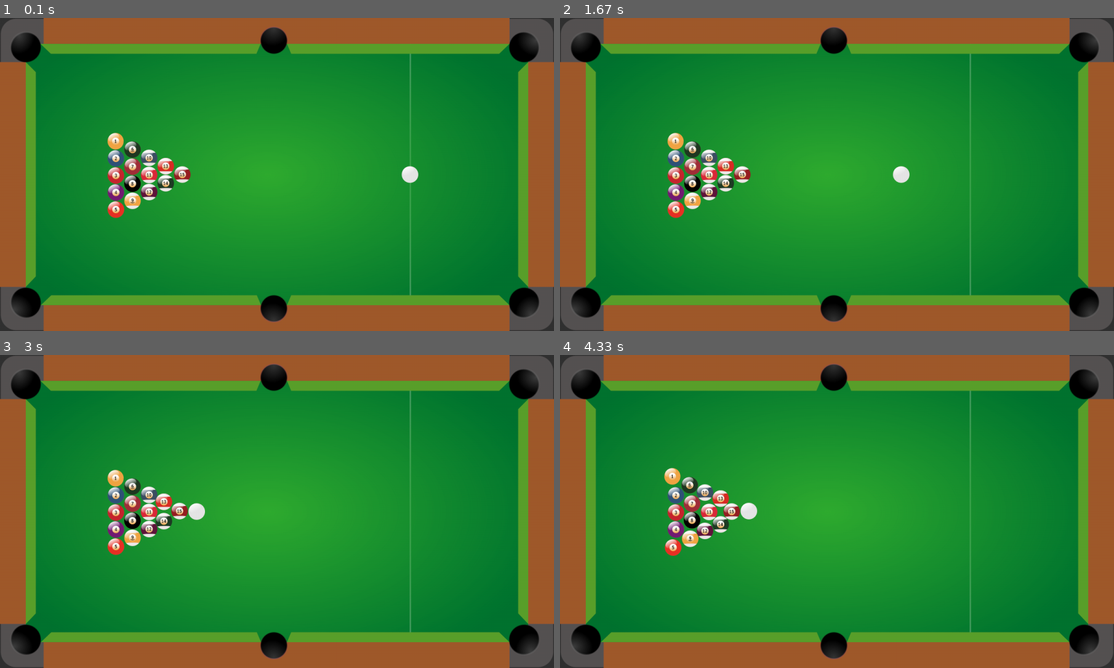
Above: before the commit, frames 1-4 (two rows, left to right).
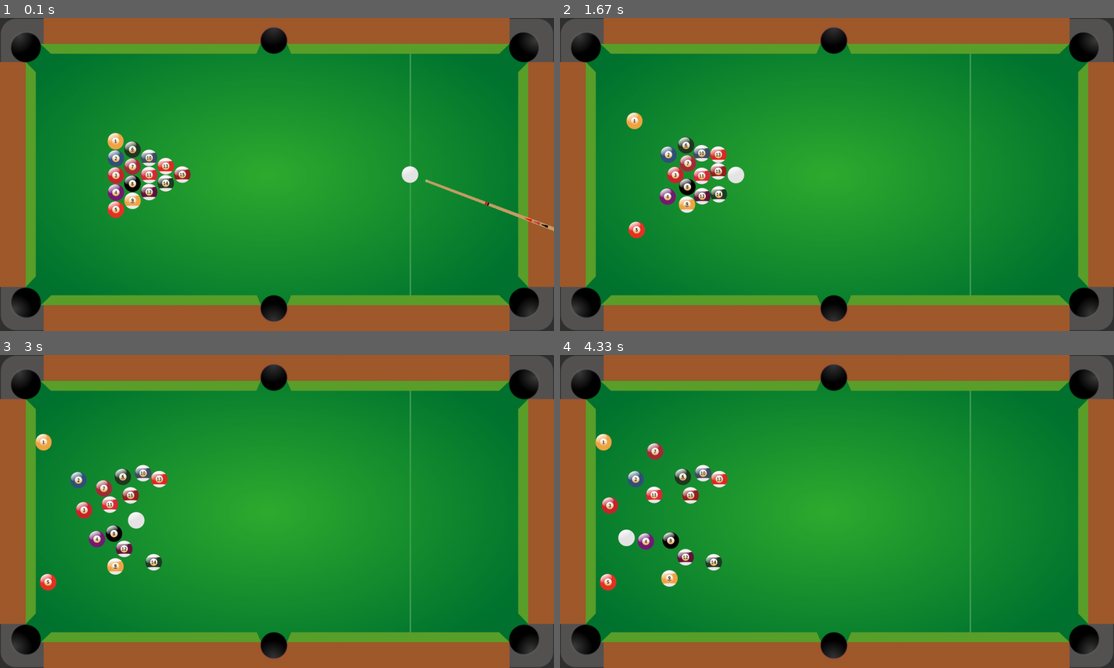
Above: after the commit, the same moments.

Repository: paulthomas2107/pygamePymunkWithRuss
Game: pygame game, started from main.py
Same seed, same stepped clock (60 frames per second), same inputs: the game is played once before the commit and once after it.
Inputs (mouse positions are in pixels of both pictures, inside the frame that each line leads up to):
- Up to frame 1 (0.1 s): no input
- Up to frame 2 (1.67 s): click (837, 174) at 0.38 s; click (892, 243) at 0.72 s; click (920, 64) at 1.05 s; click (692, 58) at 1.38 s
- Up to frame 3 (3 s): click (77, 502) at 1.72 s; click (277, 549) at 2.05 s; click (421, 561) at 2.38 s; click (387, 486) at 2.72 s
- Up to frame 4 (4.33 s): click (626, 442) at 3.05 s; click (654, 542) at 3.38 s; click (1030, 570) at 3.72 s; click (958, 433) at 4.05 s

The runs differ from the first frame. In frame 1, 0.3% of the frame differs, in the area x 76-100%, y 51-69%; in frame 2, 2.8%; in frame 3, 3.7%; in frame 4, 4.0%, in the area x 6-36%, y 25-76%.

Commit message:
More....

Diff:
--- a/main.py
+++ b/main.py
@@ -1,6 +1,7 @@
 import pygame
 import pymunk
 import pymunk.pygame_util
+import math
 
 pygame.init()
 
@@ -22,6 +23,8 @@
 
 # Game vars
 dia = 36
+taking_shot = True
+force = 2000
 
 # Colours
 BG = (50, 50, 50)
@@ -68,12 +71,12 @@
 
 # Create six pockets on table
 pockets = [
-  (55, 63),
-  (592, 48),
-  (1134, 64),
-  (55, 616),
-  (592, 629),
-  (1134, 616)
+    (55, 63),
+    (592, 48),
+    (1134, 64),
+    (55, 616),
+    (592, 629),
+    (1134, 616)
 ]
 
 # Cushion coordinates
@@ -106,10 +109,22 @@
     def __init__(self, pos):
         self.original_image = cue_image
         self.angle = 0
-        self.image = cue_image
+        self.image = pygame.transform.rotate(self.original_image, self.angle)
         self.rect = self.image.get_rect()
         self.rect.center = pos
 
+    def update(self, angle):
+        self.angle = angle
+
+    def draw(self, surface):
+        self.image = pygame.transform.rotate(self.original_image, self.angle)
+        surface.blit(self.image,
+                     (self.rect.centerx - self.image.get_width() / 2,
+                      self.rect.centery - self.image.get_height() / 2)
+                     )
+
+
+cue = Cue(balls[-1].body.position)
 
 # Game loop
 run = True
@@ -128,12 +143,31 @@
     for i, ball in enumerate(balls):
         screen.blit(ball_images[i], (ball.body.position[0] - ball.radius, ball.body.position[1] - ball.radius))
 
+    # Check all balls stopped
+    taking_shot = True
+    for ball in balls:
+        if int(ball.body.velocity[0]) != 0 or int(ball.body.velocity[1]) != 0:
+            taking_shot = False
+
+    # Draw cue
+    if taking_shot:
+        # Calc cue angle
+        mouse_pos = pygame.mouse.get_pos()
+        cue.rect.center = balls[-1].body.position
+        x_dist = balls[-1].body.position[0] - mouse_pos[0]
+        y_dist = -(balls[-1].body.position[1] - mouse_pos[1])
+        cue_angle = math.degrees(math.atan2(y_dist, x_dist))
+        cue.update(cue_angle)
+        cue.draw(screen)
+
     # Event listener
     for event in pygame.event.get():
         if event.type == pygame.QUIT:
             run = False
         if event.type == pygame.MOUSEBUTTONDOWN:
-            cue_ball.body.apply_impulse_at_local_point((-500, 0), (0, 0))
+            x_impulse = math.cos(math.radians(cue_angle))
+            y_impulse = math.sin(math.radians(cue_angle))
+            balls[-1].body.apply_impulse_at_local_point((force * -x_impulse, force * y_impulse), (0, 0))
 
     # space.debug_draw(draw_options)
     pygame.display.update()
